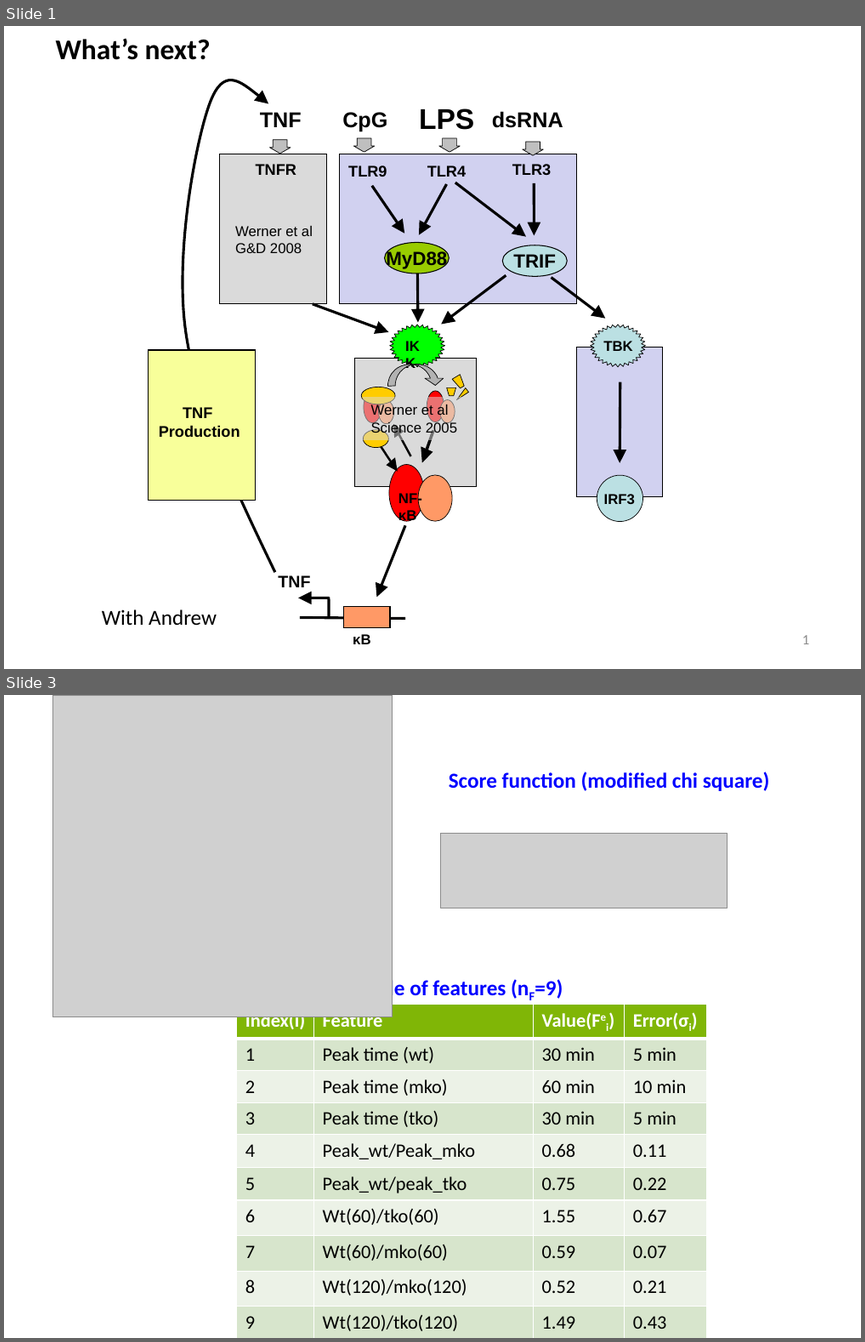
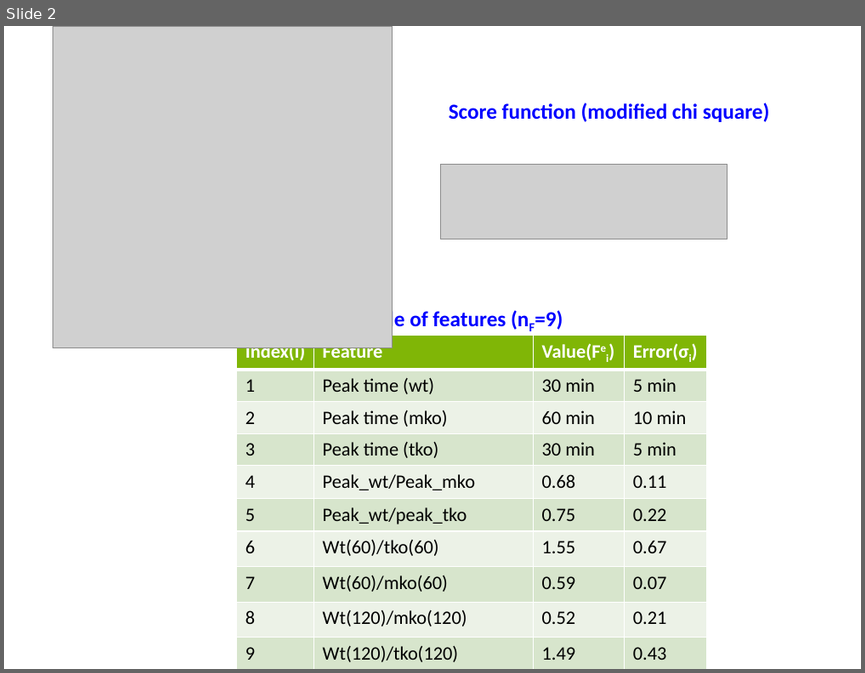
Before and after one commit to biomystery/TNF_regulation, a slide deck: TNF_Slides.pptx. Shown one above the other, each under a label of ours: slides 1 and 3 before the commit, slide 2 after it; the slides between them are not shown. The pictures are 865x1342 and 865x673 pixels, drawn with LibreOffice and Linux fonts; fonts in the diff are those of the drawing; grey boxes stand for pictures. Boxes give left, top, right and bottom in pixels: in the first picture for what was removed or moved away, otherwise in the second. Text is boxed around its words. In the diff, an @@ line names an element or a change of style, - is before the commit and + after.

Commit message:
update to Andrew

```diff
--- a/TNF_Slides.pptx
+++ b/TNF_Slides.pptx
@@ slide 1 removed at [4, 26, 861, 669], background #FFFFFF @@
@@ text removed at [56, 38, 211, 60] @@
-What’s next?
@@ group removed at [339, 108, 662, 524]: 14 freeform shapes, 11 ellipses, 6 texts, 6 arrows, 4 rectangles @@
-IKK
-NF-κB
-IRF3
-TLR4
-MyD88
-TRIF
-LPS
-TBK
-Werner et al
-Science 2005
@@ group removed at [102, 62, 563, 644]: 11 texts, 5 arrows, 4 freeform shapes, 3 rectangles, 2 lines @@
-TLR3
-dsRNA
-κB
-TNFR
-TNF
-TNF
-Werner et al
-G&D 2008
-TLR9
-CpG
-TNF
-Production
-With Andrew
@@ page number removed at [802, 635, 809, 644] @@
-1
@@ what was slide 3 is now slide 2 @@
```
Also in this commit, not shown: 5 slides changed, 4 slides added, 4 other slides removed, 20 other files.
